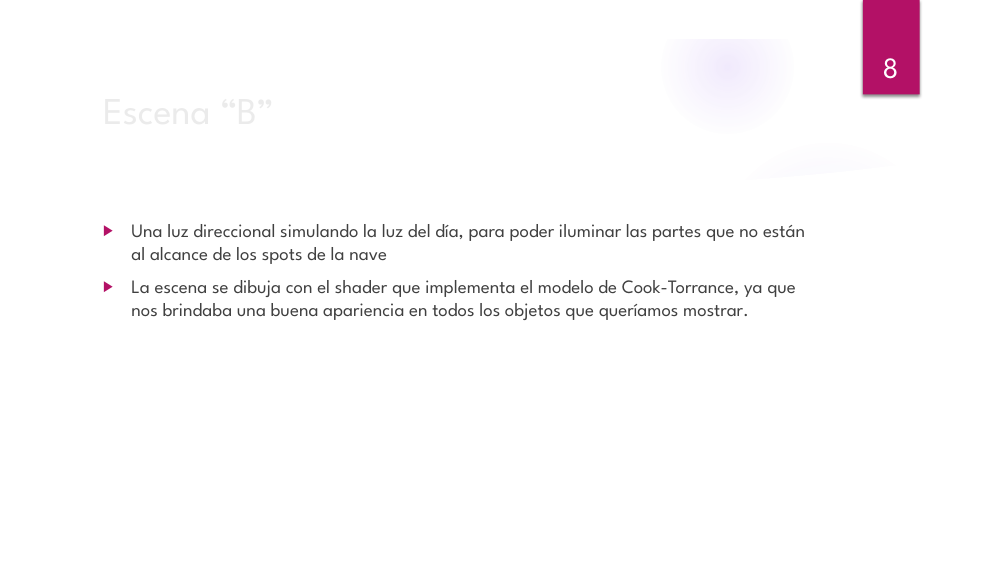
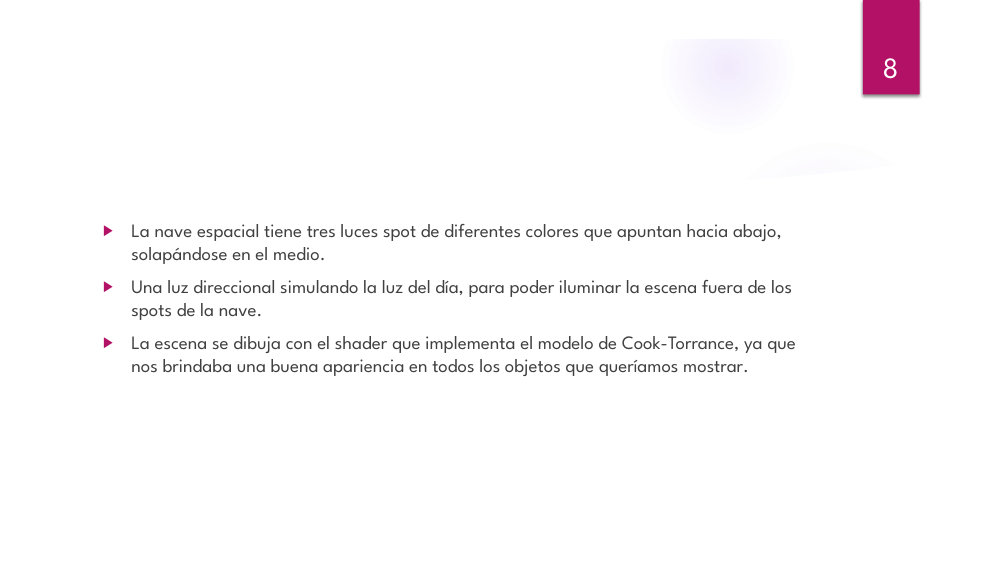
Before and after one commit to nlandau91/CG2019, a slide deck: slide 8 of Proyecto2/Presentacion Proyecto 2.pptx. Drawn at 1008x567 pixels with LibreOffice and Linux fonts; fonts in the diff are those of the drawing; background and template pictures are left out. Boxes give left, top, right and bottom in pixels: in the first picture for what was removed or moved away, otherwise in the second. Text is boxed around its words. In the diff, an @@ line names an element or a change of style, - is before the commit and + after.

```diff
--- a/Proyecto2/Presentacion Proyecto 2.pptx
+++ b/Proyecto2/Presentacion Proyecto 2.pptx
@@ text at [131,224,792,320]: text changed @@
-▶ Una luz direccional simulando la luz del día, para poder iluminar las partes que no están al alcance de los spots de la nave
+▶ La nave espacial tiene tres luces spot de diferentes colores que apuntan hacia abajo, solapándose en el medio.
+▶ Una luz direccional simulando la luz del día, para poder iluminar la escena fuera de los spots de la nave.
@@ title removed at [155,285,208,293] @@
-Escena “B”
```
Also in this commit, not shown: 3 other slides changed, 4 other files.
